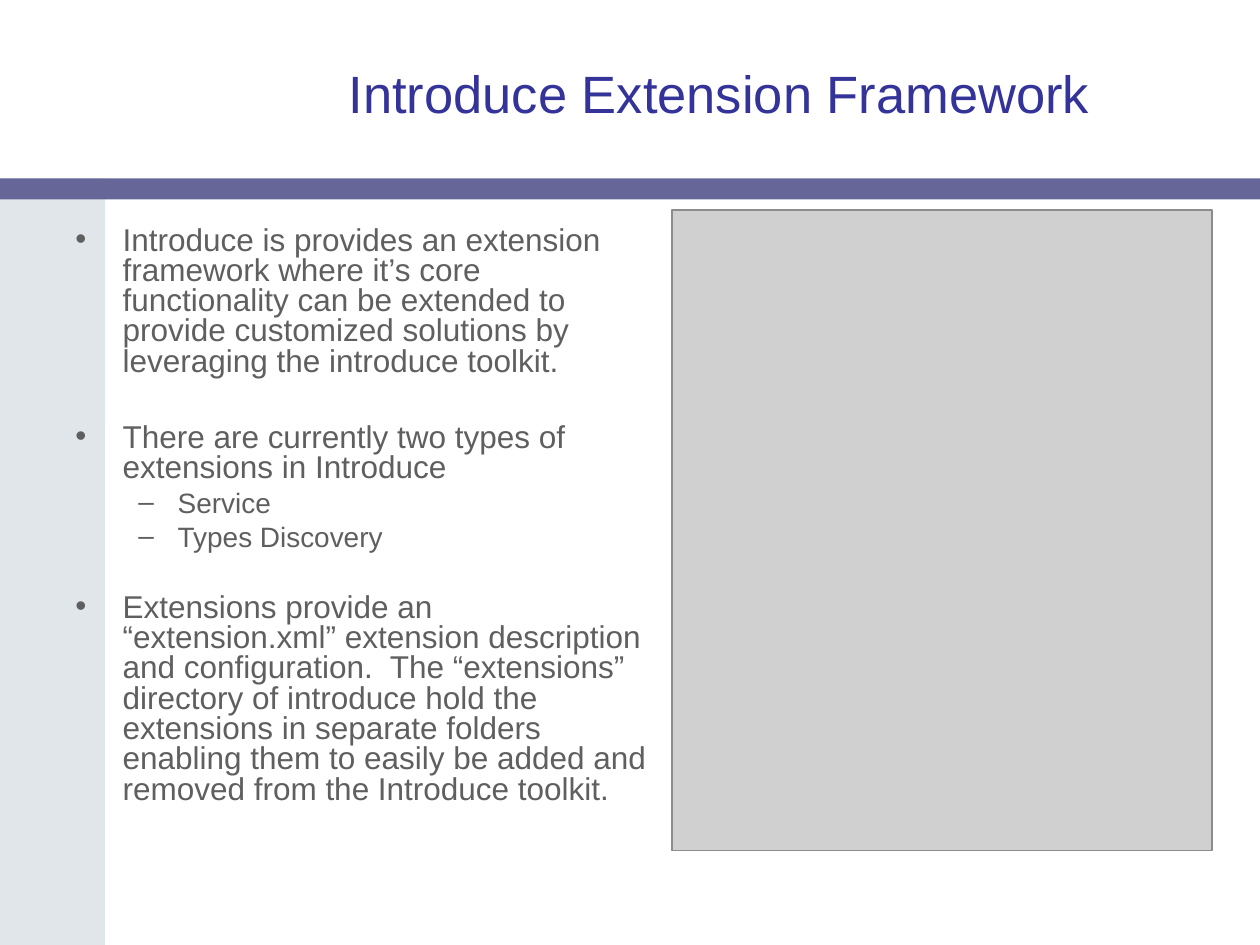
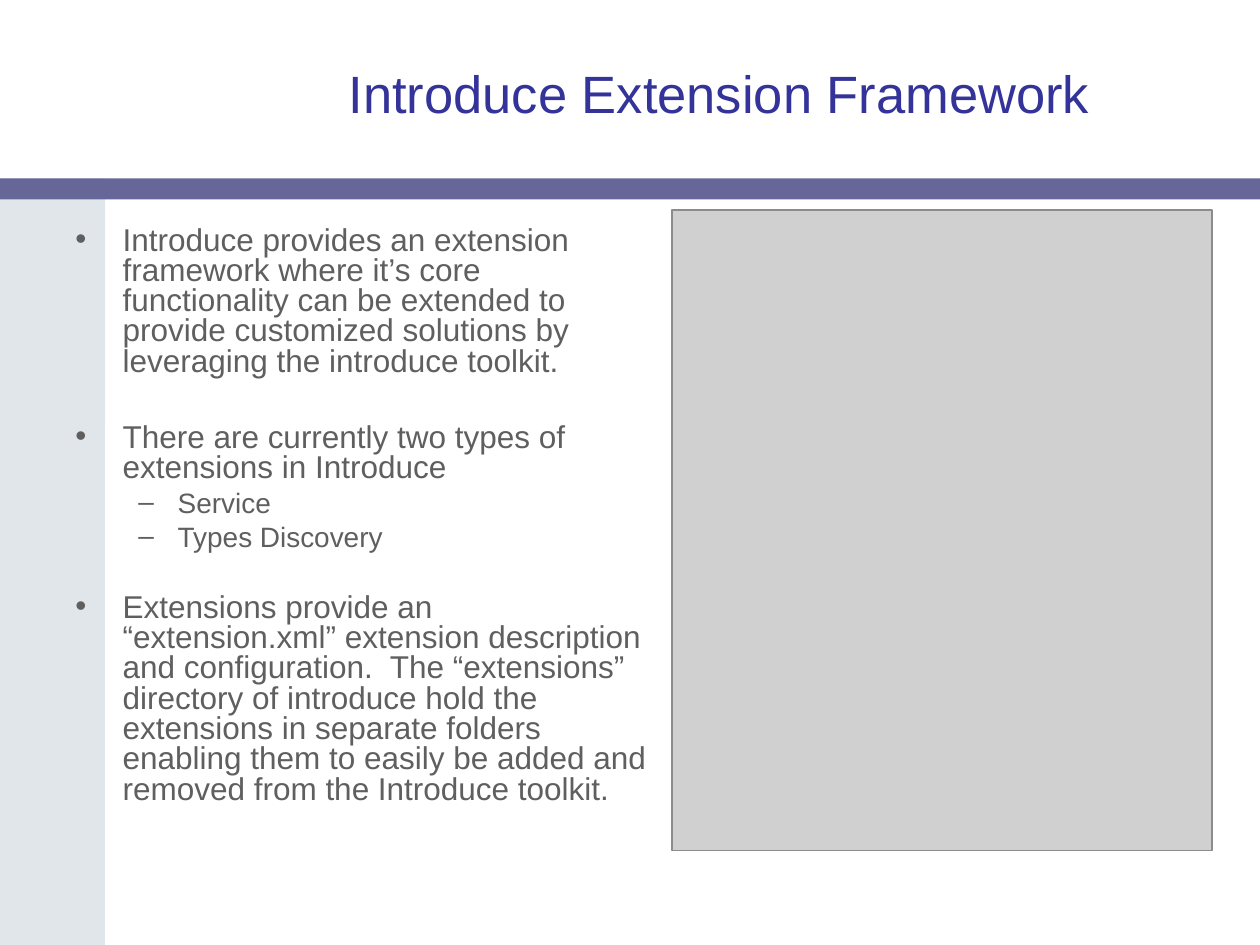
Before and after one commit to NCIP/cagrid-docs, a slide deck: slide 18 of presentations/introduce/Introduce-OGF19.ppt (slide 19 before the commit). Drawn at 1260x945 pixels with LibreOffice and Linux fonts; fonts in the diff are those of the drawing; grey boxes stand for pictures; background and template pictures are left out. Boxes give left, top, right and bottom in pixels: in the first picture for what was removed or moved away, otherwise in the second. Text is boxed around its words. In the diff, an @@ line names an element or a change of style, - is before the commit and + after.

```diff
--- a/presentations/introduce/Introduce-OGF19.ppt
+++ b/presentations/introduce/Introduce-OGF19.ppt
@@ text at (123,228,569,378): text changed @@
-• Introduce is provides an extension framework where it’s core functionality can be extended to provide customized solutions by leveraging the introduce toolkit.
+• Introduce provides an extension framework where it’s core functionality can be extended to provide customized solutions by leveraging the introduce toolkit.
```
Also in this commit, not shown: 4 other slides changed, 1 slide removed, 1 other file.
